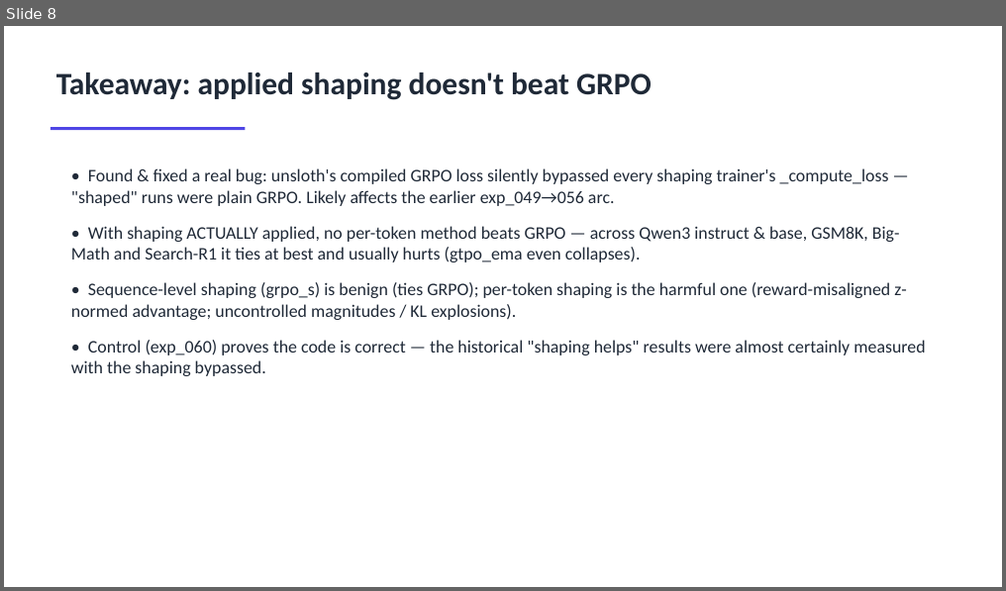
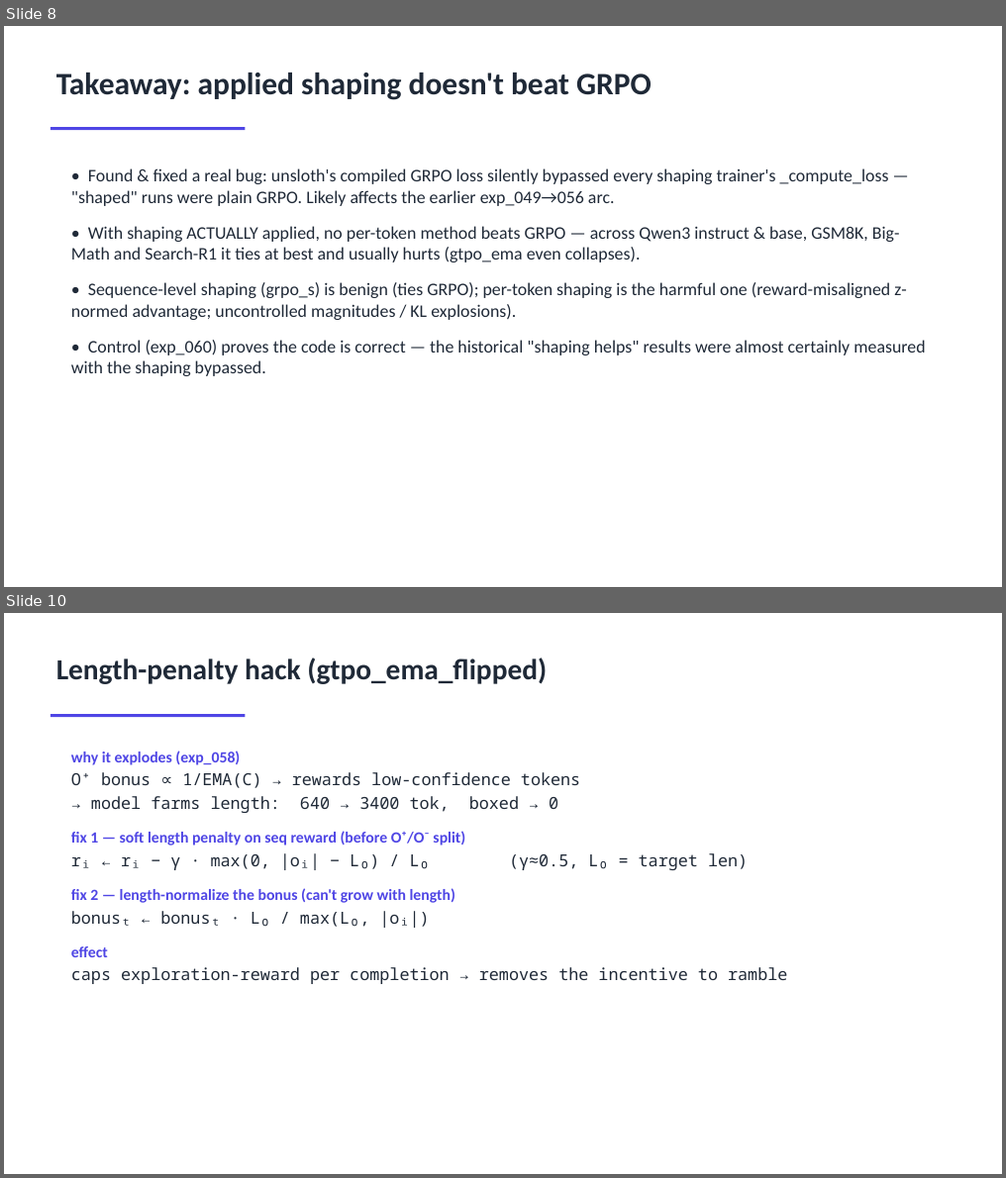
Before and after one commit to bliskavets/aiim_research, a slide deck: presentations/weekly_update_2026_06_18/weekly_update_2026_06_18.pptx. Shown one above the other, each under a label of ours: slide 8 before the commit, slides 8 and 10 after it; the slides between them are not shown. The pictures are 1006x591 and 1006x1178 pixels, drawn with LibreOffice and Linux fonts; fonts in the diff are those of the drawing. Boxes give left, top, right and bottom in pixels: in the first picture for what was removed or moved away, otherwise in the second. Text is boxed around its words. In the diff, an @@ line names an element or a change of style, - is before the commit and + after.

```diff
--- a/presentations/weekly_update_2026_06_18/weekly_update_2026_06_18.pptx
+++ b/presentations/weekly_update_2026_06_18/weekly_update_2026_06_18.pptx
@@ slide 10 added at <box>4,613,1002,1174</box>, background #FFFFFF @@
@@ text added at <box>56,658,547,684</box>, 28 pt, text #1F2937, bold @@
+Length-penalty hack (gtpo_ema_flipped)
@@ rectangle added at <box>51,714,245,717</box>, fill #4F46E5 @@
@@ text added at <box>71,751,787,984</box>, 16 pt, text #1F2937 @@
+why it explodes (exp_058)
+O⁺ bonus ∝ 1/EMA(C) → rewards low-confidence tokens
+→ model farms length: 640 → 3400 tok, boxed → 0
+fix 1 — soft length penalty on seq reward (before O⁺/O⁻ split)
+rᵢ ← rᵢ − γ · max(0, |oᵢ| − L₀) / L₀ (γ≈0.5, L₀ = target len)
+fix 2 — length-normalize the bonus (can't grow with length)
+bonusₜ ← bonusₜ · L₀ / max(L₀, |oᵢ|)
+effect
+caps exploration-reward per completion → removes the incentive to ramble
```
Also in this commit, not shown: 1 other slide added, 1 other file.
